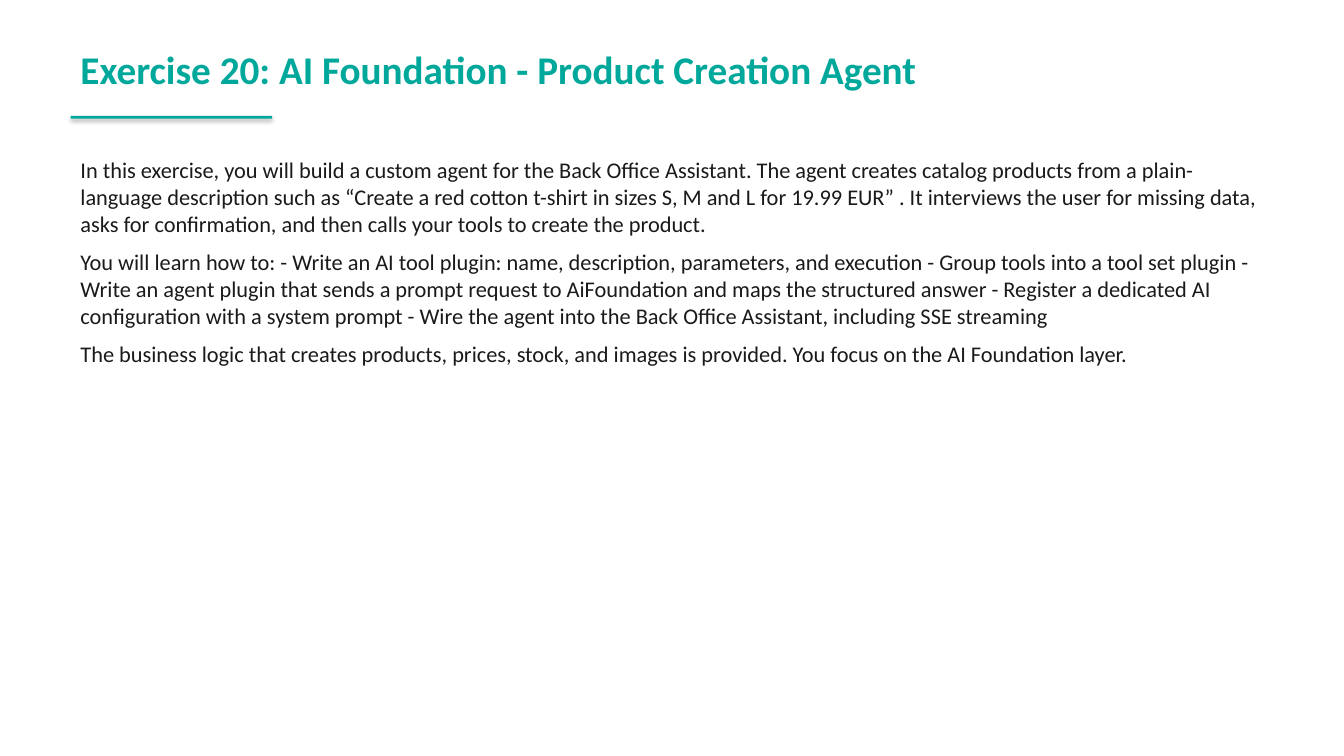
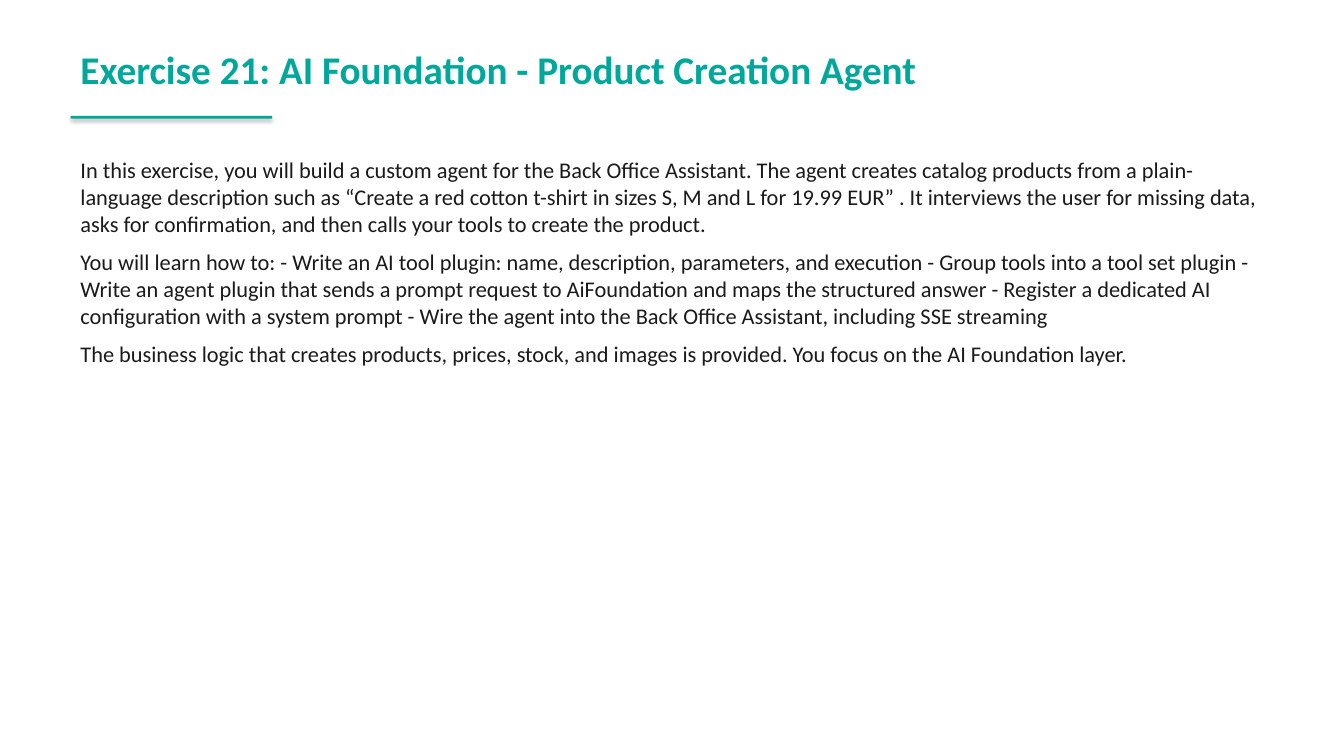
Before and after one commit to spryker-academy/instructor-exercises, a slide deck: slide 71 of guides-pptx/spryker-academy-ai.pptx (slide 50 before the commit). Drawn at 1344x756 pixels with LibreOffice and Linux fonts; fonts in the diff are those of the drawing. Boxes give left, top, right and bottom in pixels: in the first picture for what was removed or moved away, otherwise in the second. Text is boxed around its words. In the diff, an @@ line names an element or a change of style, - is before the commit and + after.

```diff
--- a/guides-pptx/spryker-academy-ai.pptx
+++ b/guides-pptx/spryker-academy-ai.pptx
@@ text at (80,56,916,91): text changed @@
-Exercise 20: AI Foundation - Product Creation Agent
+Exercise 21: AI Foundation - Product Creation Agent
```
Also in this commit, not shown: 9 other slides changed, 21 slides added, 13 other files.
